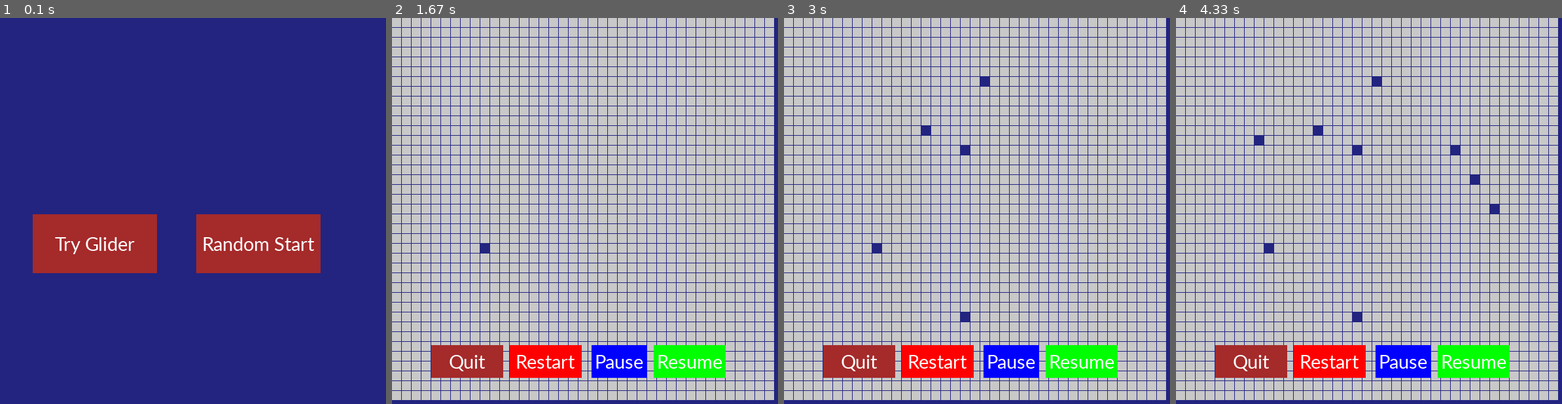
Above: before the commit, frames 1-4 (left to right).
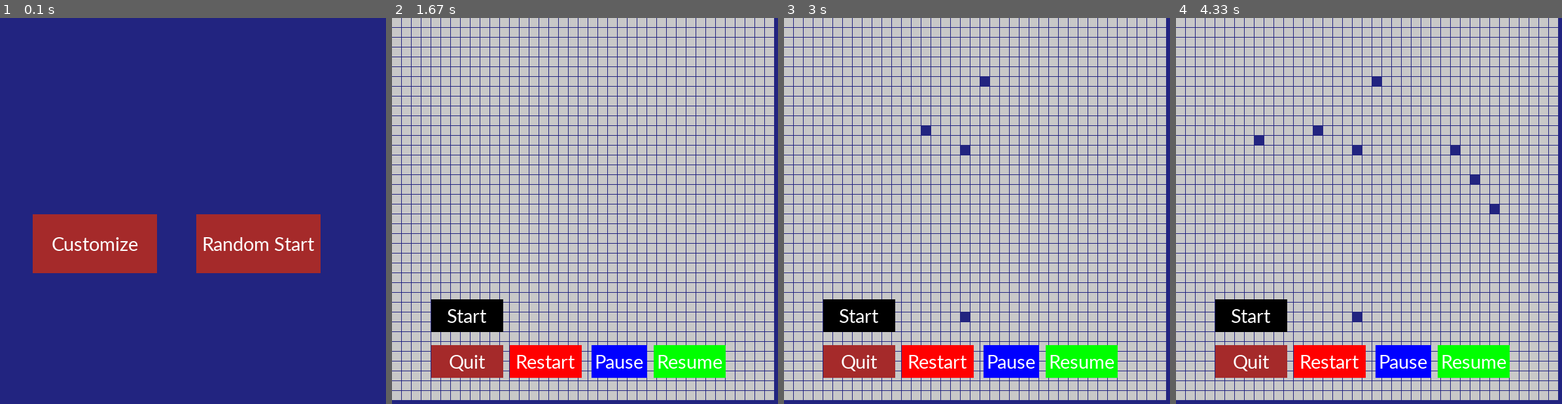
Above: after the commit, the same moments.

Repository: Tesfa-eth/Conways-Game-of-Life
Game: pygame game, started from conways_game_of_life_improved/game.py
Same seed, same stepped clock (60 frames per second), same inputs: the game is played once before the commit and once after it.
Inputs (mouse positions are in pixels of both pictures, inside the frame that each line leads up to):
- Up to frame 1 (0.1 s): no input
- Up to frame 2 (1.67 s): click "Random Start" at 0.38 s; click (465, 315) at 0.72 s, where only the run after the commit has a clickable "Start"; click "Restart" at 1.05 s; click (488, 241) at 1.38 s, where only the run after the commit has a clickable "Customize"
- Up to frame 3 (3 s): click (988, 83) at 1.72 s; click (961, 315) at 2.05 s; click (965, 149) at 2.38 s; click (922, 133) at 2.72 s
- Up to frame 4 (4.33 s): click (1477, 180) at 3.05 s; click (1496, 203) at 3.38 s; click (1453, 145) at 3.72 s; click (1257, 137) at 4.05 s

The runs differ from the first frame. In frame 1, 0.4% of the frame differs, in the area x 13-36%, y 56-62%; in frame 2, 1.6%, in the area x 10-29%, y 58-82%; in frame 3, 1.6%; in frame 4, 1.6%.

Commit message:
Mouse sensetivity (still debbuging)
I have added a mouse click sensetive customizing window but I messed up the algorism somewhere. Any help to look into this would be appreciated. Should be pretty easy for a fresh eye lol

Diff:
--- a/conways_game_of_life_improved/game.py
+++ b/conways_game_of_life_improved/game.py
@@ -81,7 +81,8 @@
     row, column = array.shape[0], array.shape[1]
     for i, j in np.ndindex(row-1, column-1):
         #if start_update:
-        #newState[i,j] = check_rule(array, i, j)
+        if start_update:
+            newState[i,j] = check_rule(array, i, j)
         col = BLUE if newState[i, j] == 1 else WHITE
         rect = pygame.Rect(j*block_size, i*block_size, block_size-1, block_size-1)
         pygame.draw.rect(SCREEN, col, rect)
@@ -93,7 +94,7 @@
     i = mouse_position[0]//block_size
     j = mouse_position[1]//block_size
     grid[j][i] = 1
-    print(grid)
+    #print(grid)
     return grid
     #print(i,j)
     #print(mouse_position[0]//block_size, mouse_position[1]//block_size)
@@ -125,10 +126,15 @@
     #Quit
     quit_button = Button('brown', 60, 500, 110, 50, 'Quit')
 
+    #Start
+    start_button = Button('black', 60, 430, 110, 50, 'Start')
+
+
     #Random start
     random_button = Button('brown', WINDOW_HEIGHT//2, WINDOW_WIDTH/2, 190, 90, 'Random Start')
+
     #Glider
-    glider_button = Button('brown',WINDOW_WIDTH/2-250, WINDOW_HEIGHT//2, 190, 90, 'Try Glider')
+    customize_button = Button('brown',WINDOW_WIDTH/2-250, WINDOW_HEIGHT//2, 190, 90, 'Customize')
 
     import time
     pause = False
@@ -139,16 +145,25 @@
         for event in pygame.event.get():
                 if event.type == pygame.QUIT:
                     pygame.quit()
+
                 if event.type == pygame.MOUSEBUTTONDOWN:
+                    if custom: # clicked user input
+                        grid = customize(mouse_position, grid)
                     if resume_button.mouse_over(mouse_position):
                         pause = False
                     if pause_button.mouse_over(mouse_position):
                         pause = True
                     if restart_button.mouse_over(mouse_position):
                         main()
+
+                    if start_button.mouse_over(mouse_position):
+                        #start update
+                        update = True
+                        custom = False
+                        #main()
                     if random_button.mouse_over(mouse_position):
                         start = True
-                    if glider_button.mouse_over(mouse_position):
+                    if customize_button.mouse_over(mouse_position):
                         array_start = starting_array((40,40))
                         custom = True
                         #add_Glider(array_start.shape[0]//2 -2,array_start.shape[0]//2 -2, array_start)
@@ -162,8 +177,8 @@
         # get mouse position
         mouse_position = pygame.mouse.get_pos() # tuple of x, y coordinates
 
-        if custom:
-            grid = customize(mouse_position, grid)
+        """if custom:
+            grid = customize(mouse_position, grid)"""
             #print(mouse_position)
         # once starts
 
@@ -175,23 +190,25 @@
             pause_button.draw_rect(SCREEN)
             restart_button.draw_rect(SCREEN)
             quit_button.draw_rect(SCREEN)
+            start_button.draw_rect(SCREEN)
 
         # before the game starts
         else:
             # menu here
             SCREEN.fill(BLUE)
             random_button.draw_rect(SCREEN)
-            glider_button.draw_rect(SCREEN)
-
+            customize_button.draw_rect(SCREEN)
+
+        print(grid)
         # update the grid unless it is paused
         if pause == False:
             pygame.display.update()
 
 
 def main(begin=random_array(20, 20)):
-    #array_start = starting_array((20,20))
+    #array_start = starting_array((5,5))
     array_start = begin
-    #add_Blinker(array_start.shape[0]//2 -2,array_start.shape[0]//2 -2, array_start)
+    add_Blinker(array_start.shape[0]//2 -2,array_start.shape[0]//2 -2, array_start)
     #add_Glider(array_start.shape[0]//2 -2,array_start.shape[0]//2 -2, array_start)
     #add_beacon(array_start.shape[0]//2 -2,array_start.shape[0]//2 -2, array_start)
 
